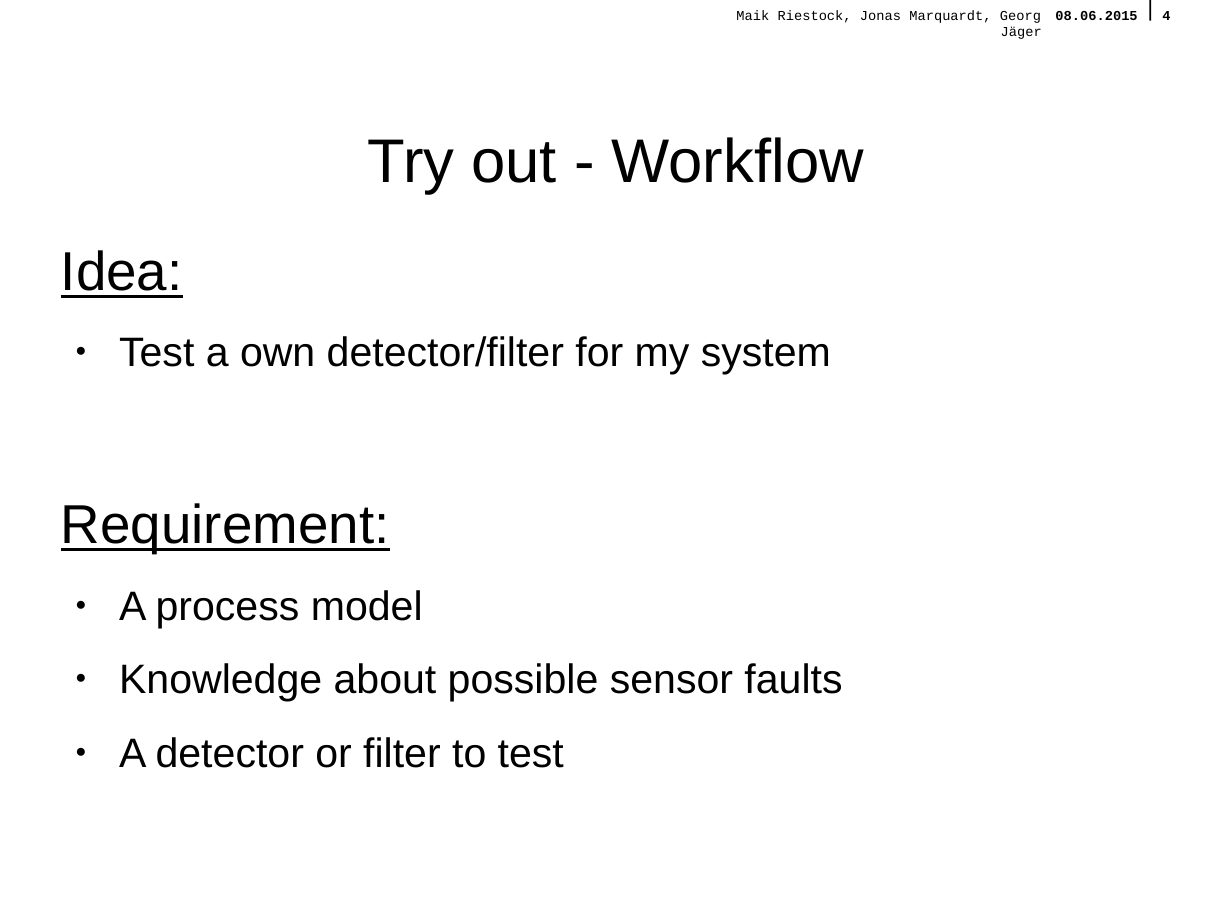
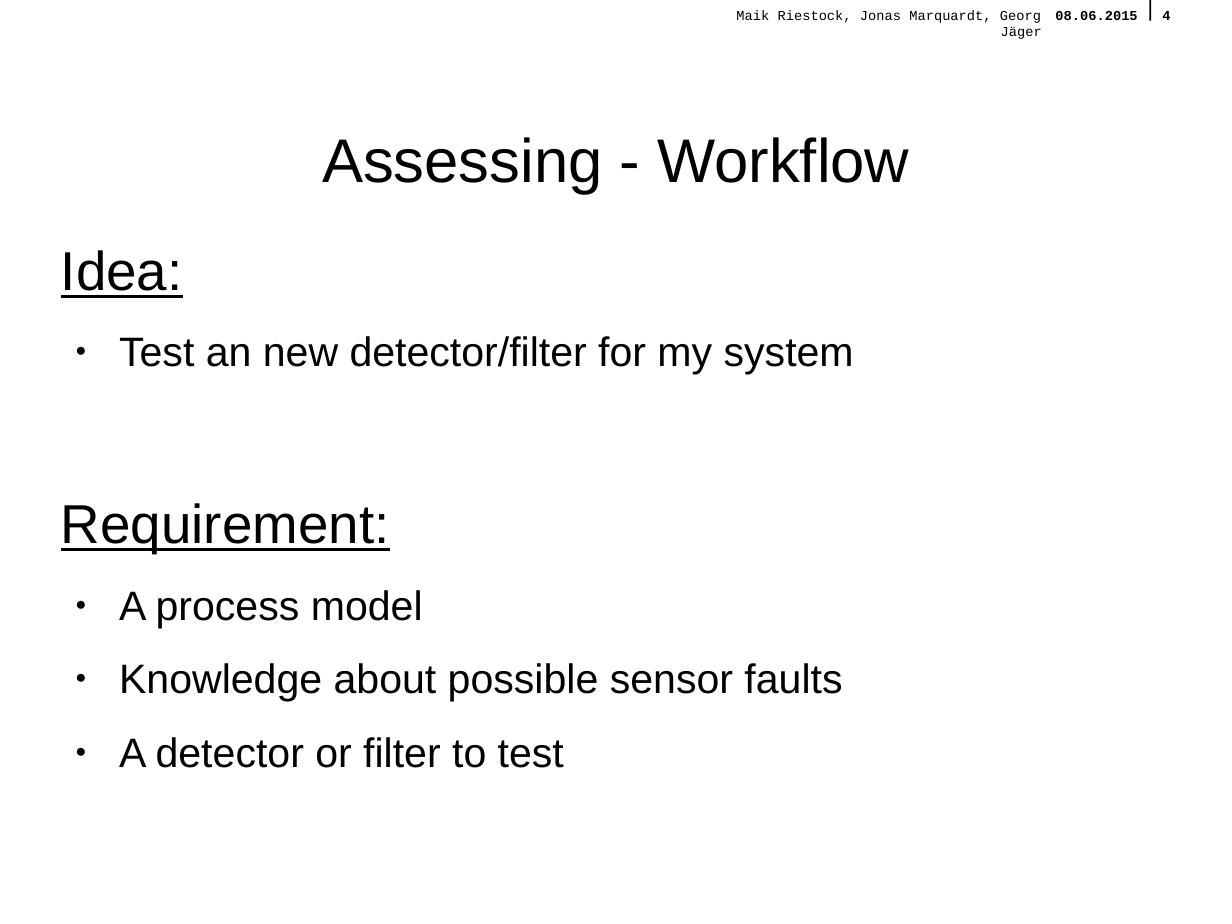
Before and after one commit to querquer/faultframework, a slide deck: slide 4 of Presentation/FinalePraesentationFramework_Maik.odp. Drawn at 1232x924 pixels with LibreOffice and Linux fonts; fonts in the diff are those of the drawing; background and template pictures are left out. Boxes give left, top, right and bottom in pixels: in the first picture for what was removed or moved away, otherwise in the second. Text is boxed around its words. In the diff, an @@ line names an element or a change of style, - is before the commit and + after.

Commit message:
presentation

```diff
--- a/Presentation/FinalePraesentationFramework_Maik.odp
+++ b/Presentation/FinalePraesentationFramework_Maik.odp
@@ title at (322, 137, 909, 194): text changed @@
-Try out - Workflow
+Assessing - Workflow
@@ text at (119, 336, 854, 375): text changed @@
-● Test a own detector/filter for my system
+● Test an new detector/filter for my system
```
Also in this commit, not shown: 2 other files.
